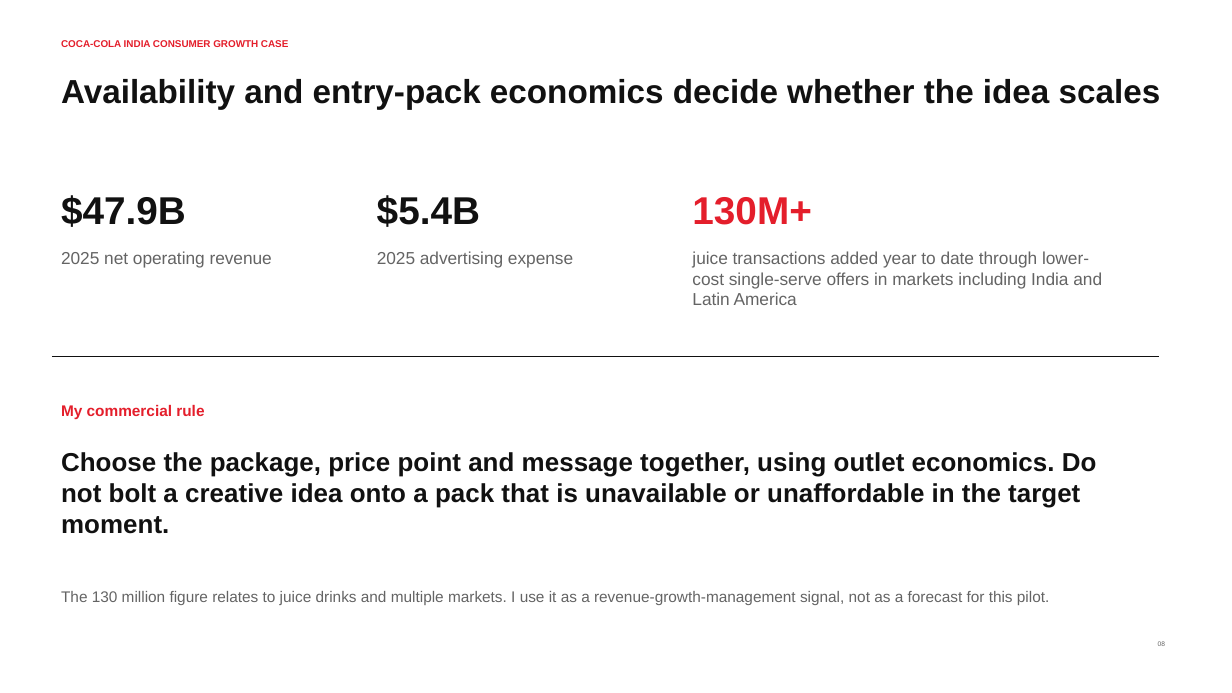
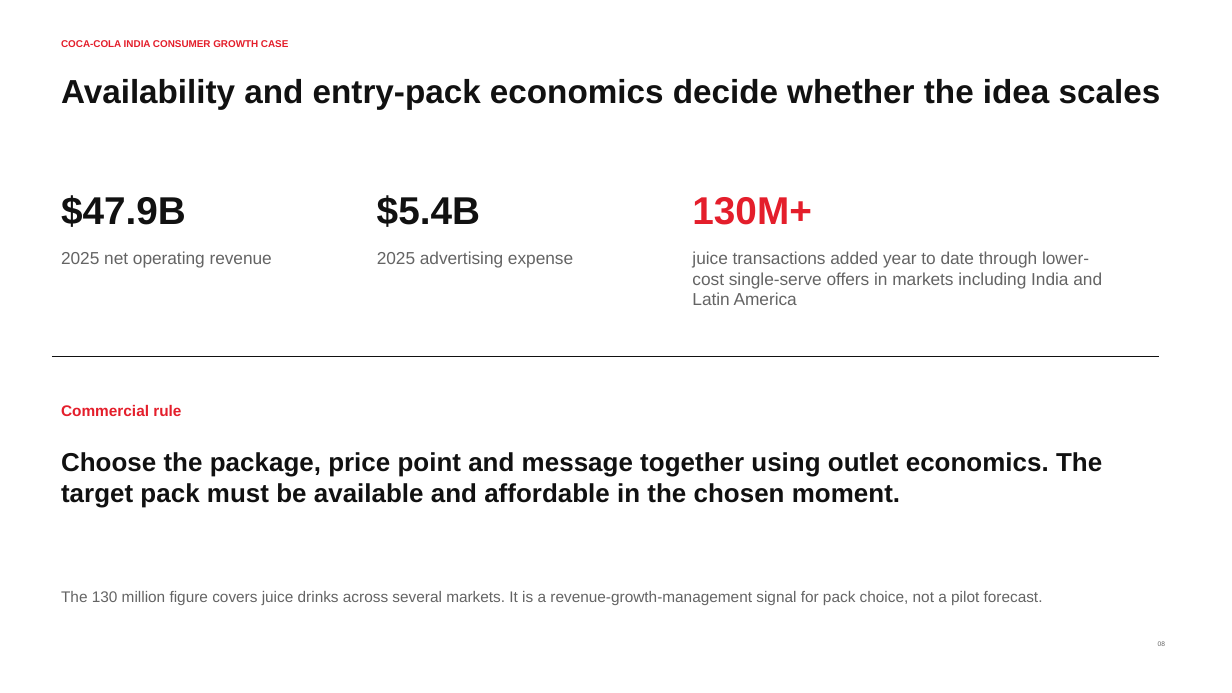
Before and after one commit to Kayofficial101/coca-cola-india-consumer-growth-case, a slide deck: slide 8 of deck/coca-cola-india-occasion-to-habit-case.pptx. Drawn at 1232x693 pixels with LibreOffice and Linux fonts; fonts in the diff are those of the drawing. Boxes give left, top, right and bottom in pixels: in the first picture for what was removed or moved away, otherwise in the second. Text is boxed around its words. In the diff, an @@ line names an element or a change of style, - is before the commit and + after.

```diff
--- a/deck/coca-cola-india-occasion-to-habit-case.pptx
+++ b/deck/coca-cola-india-occasion-to-habit-case.pptx
@@ text at [61, 405, 181, 416]: text changed @@
-My commercial rule
+Commercial rule
@@ text at [61, 452, 1102, 508]: text changed @@
-Choose the package, price point and message together, using outlet economics. Do not bolt a creative idea onto a pack that is unavailable or unaffordable in the target moment.
+Choose the package, price point and message together using outlet economics. The target pack must be available and affordable in the chosen moment.
@@ text at [61, 591, 1043, 605]: text changed @@
-The 130 million figure relates to juice drinks and multiple markets. I use it as a revenue-growth-management signal, not as a forecast for this pilot.
+The 130 million figure covers juice drinks across several markets. It is a revenue-growth-management signal for pack choice, not a pilot forecast.
```
Also in this commit, not shown: 9 other slides changed, 4 other files.
